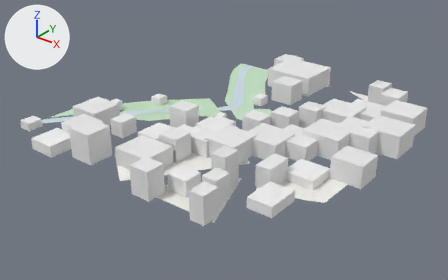
Before and after pictures for a commit that changed the glTF model white-model-six-districts/chunks/124_111_mid.glb.
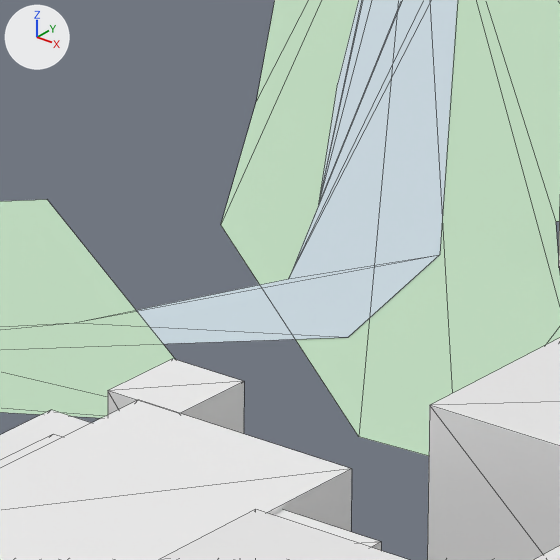
Old and new are each drawn whole from a camera (50 mm lens) standing at (2827.0, -5491.0, 422.0) and looking at (2256.0, -4777.0, -20.0) and again close up on the part from 46% to 57% of the width and 29% to 46% of the height. The lights are fixed; the arrows at upper left show +X, +Y and +Z. The last two pictures show the newer version. The close-ups show mesh edges as thin lines. Vertices at exactly the same position are counted once.
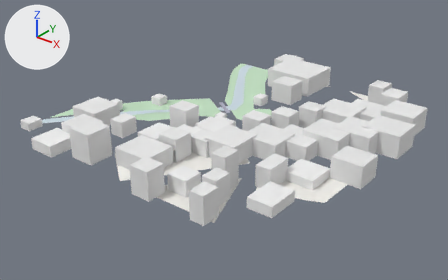
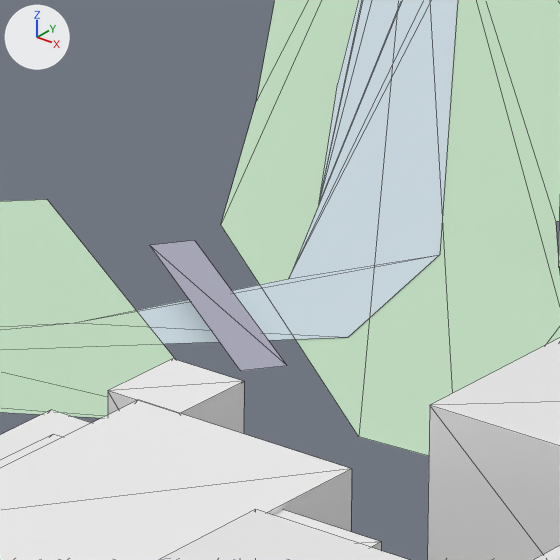
Location of each change, (x1, y1, x2, y2) in pixels of the close-ups (560 x 560 px):
part 1 of me_mesh_0, added
    after: (150, 240, 287, 371)

The change, as a list of edits to the scene's bpy script:
```text
Change me_mesh_0:
    used by ob_mesh_0; location = (0.0, 0.0, 0.0)
    verts and faces of me_mesh_0; kept vertices keep their numbers, new ones are numbered from 434
    remove me_mesh_0.from_pydata(...)  # 434 vertices, 506 faces; spans x 2000.0..2520.0, y -5017.0..-4475.0, z -1.0..54.0
    add me_mesh_0.from_pydata(...)  # 438 vertices, 508 faces; spans x 2000.0..2520.0, y -5017.0..-4475.0, z -1.0..54.0
    me_mesh_0 part 1
    add verts[434] = (2228.0, -4725.0, 3.0)  # pixel (287, 365)
    add verts[435] = (2188.0, -4696.0, 3.0)  # pixel (194, 240)
    add verts[436] = (2184.0, -4702.0, 3.0)  # pixel (149, 245)
    add verts[437] = (2224.0, -4731.0, 3.0)  # pixel (240, 370)
    add faces += [(434, 435, 436), (434, 436, 437)]
```
